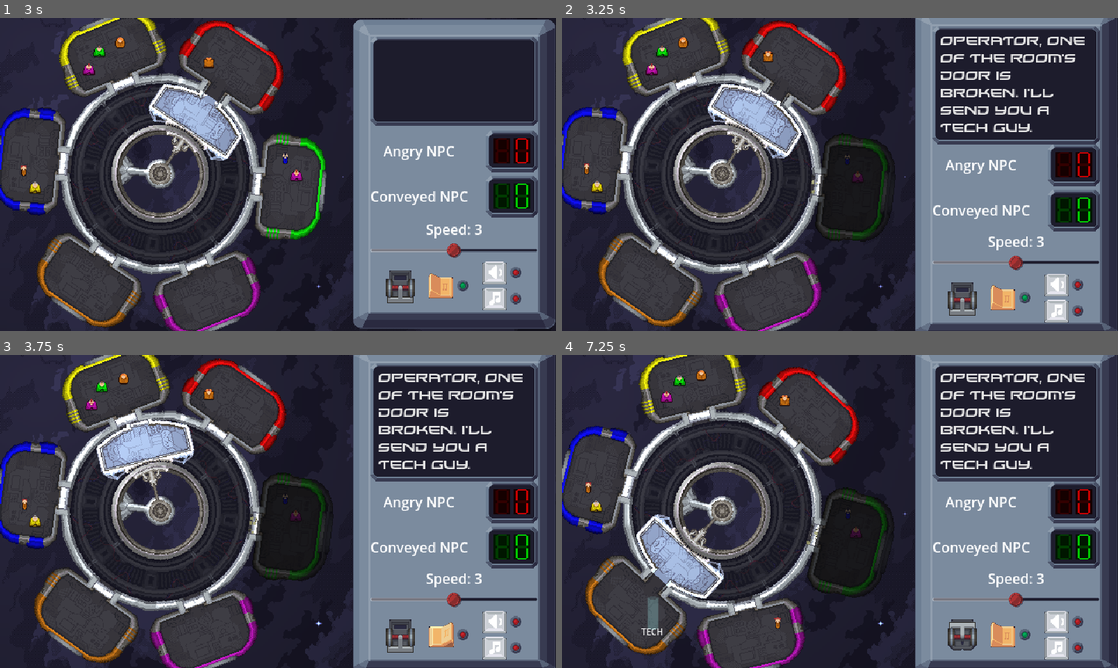
Above: before the commit, frames 1-4 (two rows, left to right).
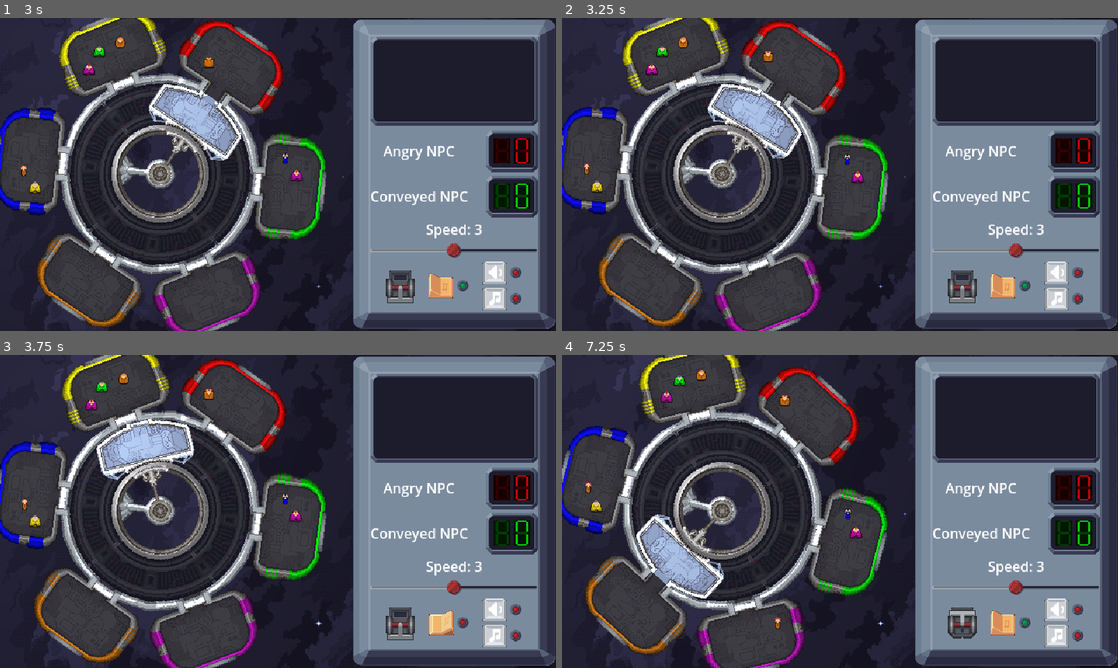
Above: after the commit, the same moments.

Repository: tehelka-gamedev/gmtk-2025
Game: Godot game, scene res://main.tscn
Two runs of this game, one before a commit and one after it. Both use one fixed random seed, a clock stepped at 60 frames per second and the inputs below. Sound files missing from this copy of the repository are replaced by a short silence.
Inputs (mouse positions are in pixels of both pictures, inside the frame that each line leads up to; where the layout moved, square brackets give the same spot in the first picture):
- Up to frame 1 (3 s): click (400, 287) at 0.5 s; click (439, 287) at 1.25 s; click (494, 271) at 2.02 s; click (400, 287) at 2.75 s
- Up to frame 2 (3.25 s): no input
- Up to frame 3 (3.75 s): click (439, 624) [439, 633] at 3.5 s
- Up to frame 4 (7.25 s): click (1056, 621) at 4.27 s; click (962, 624) [962, 633] at 5 s; click (1001, 624) [1001, 633] at 5.75 s; click (1056, 621) at 6.52 s

Frame 1 is identical in both runs. In frame 2, 16% of the frame differs, in the area x 44-100%, y 0-100%; in frame 3, 16%; in frame 4, 16%, in the area x 14-100%, y 0-100%.

Commit message:
Fix variables event

Diff:
--- a/godot/event_manager/event_manager.gd
+++ b/godot/event_manager/event_manager.gd
@@ -10,7 +10,7 @@
 
 const NPC_class = preload("res://objects/npc/npc.tscn")
 
-const TIME_BEFORE_FIRST_EVENT: float = 3.0
+const TIME_BEFORE_FIRST_EVENT: float = 30.0
 const MIN_WINDOW: float = 20.0
 const MAX_WINDOW: float = 30.0
 const VIP_NUMBER: int = 3
@@ -42,13 +42,13 @@
 func _on_timer_timeout() -> void:
     var possible_event_function: Array[Callable] = []
     if not tech_guy_present:
-        #if _previous_event != EventType.BROKEN_SPEED:
-            #possible_event_function.append(_play_slow_elevator_event)
+        if _previous_event != EventType.BROKEN_SPEED:
+            possible_event_function.append(_play_slow_elevator_event)
         if _previous_event != EventType.BROKEN_DOOR:
             possible_event_function.append(_play_broken_door_event)
-    #if game_manager.current_npc_count + VIP_NUMBER + 1 < game_manager.max_npc_count:
-        #if _previous_event != EventType.VIP:
-            #possible_event_function.append(_play_vip_event)
+    if game_manager.current_npc_count + VIP_NUMBER + 1 < game_manager.max_npc_count:
+        if _previous_event != EventType.VIP:
+            possible_event_function.append(_play_vip_event)
 
     if possible_event_function.is_empty():
         _setup_timer_for_next_event()
